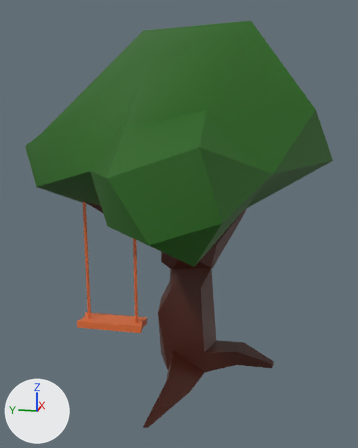
One commit to the FBX model JackiesLantern/Assets/GameAssets/Models/ProxyModels/TreeWSwingProxy_C.fbx: the scene before it, then after it.
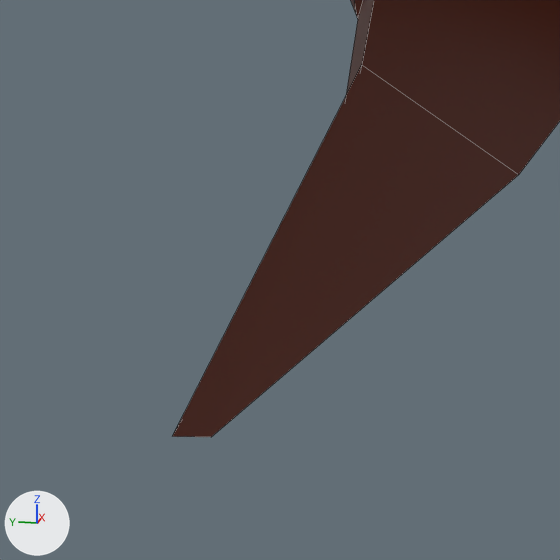
There are two pictures of each version: one whole from a 50 mm lens placed at (-9.73, -1.75, 5.36), pointed at (0.55, 0.31, 2.79), one close up on the part from 33% to 55% of the width and 82% to 99% of the height. Lighting does not change. The marker at lower left points along +X, +Y and +Z. The close-ups show mesh edges as thin lines. Where no turn or scale is listed for an object, it has been applied to the vertices. Vertices at the same position are counted once.

In view in the first close-up: 'TreeWSwingProxy'.
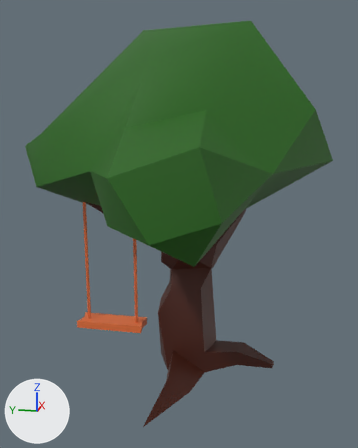
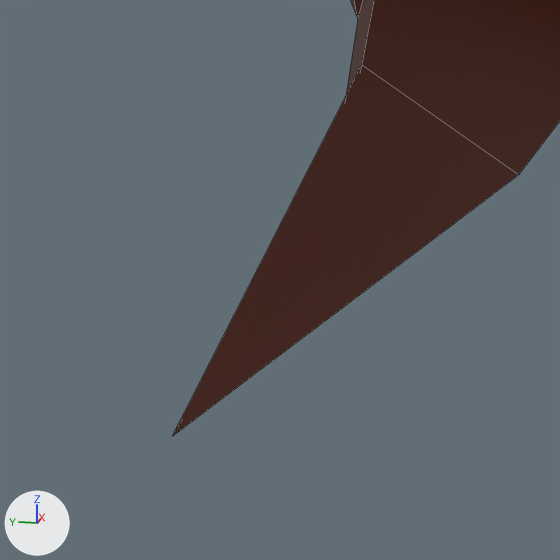
The change, as a diff of the scene's bpy script:
```diff
--- a/JackiesLantern/Assets/GameAssets/Models/ProxyModels/TreeWSwingProxy_C.fbx.py
+++ b/JackiesLantern/Assets/GameAssets/Models/ProxyModels/TreeWSwingProxy_C.fbx.py
@@ mat_trunk_2_005 @@
+mat_trunk_2_005 = principled_material('Trunk_2.005')
+mat_trunk_2_005.base_color = (0.0592, 0.00677, 0.0)  # brown #451400
+mat_trunk_2_005.roughness = 0.553
@@ mat_leafs_shape_005 @@
+mat_leafs_shape_005 = principled_material('leafs Shape.005')
+mat_leafs_shape_005.base_color = (0.0114, 0.12, 0.0)  # dark green #1c6100
+mat_leafs_shape_005.roughness = 0.553
@@ me_cube_012 @@
 # used by ob_treewswingproxy; location = (0.0, 0.0, 0.0); rotation_euler = (1.571, 0.0, -3.142), in degrees (90, 0, -180); scale = (0.01, 0.01, 0.01)
-me_cube_012.from_pydata(...)  # 171 vertices, 209 faces; spans x -453.0..323.0, y -26.0..687.0, z -280.0..375.0
-me_cube_012.materials.append(mat_trunk_2)  # brown #451400
-me_cube_012.materials.append(mat_wood_rope_swing)  # orange #e7723b
-me_cube_012.materials.append(mat_leafs_shape)  # dark green #1c6100
+me_cube_012.from_pydata(...)  # 136 vertices, 184 faces; spans x -323.0..453.0, y -26.0..687.0, z -375.0..280.0
+# me_cube_012 part 1: the loose piece of 102 vertices spanning x -345.0..281.0, y -26.0..383.0, z -186.0..280.0 is rebuilt with 99 vertices and now spans x -258.0..345.0, y -26.0..383.0, z -280.0..186.0, in mat_trunk_2_005 (brown #451400)
+me_cube_012.materials.append(mat_trunk_2_005)  # brown #451400
+me_cube_012.materials.append(mat_leafs_shape_005)  # dark green #1c6100
@@ ob_treewswingproxy @@
 ob_treewswingproxy.location = (0.0, 0.0, 0.0)
-ob_treewswingproxy.rotation_euler = (1.571, 0.0, -3.142)  # degrees (90, 0, -180)
+ob_treewswingproxy.rotation_euler = (1.571, 0.0, 0.0)  # degrees (90, 0, 0)
 ob_treewswingproxy.scale = (0.01, 0.01, 0.01)
```

What differs and where, as boxes (x1, y1, x2, y2) in the close-ups (560 x 560 px):
'TreeWSwingProxy', reshaped, turned: before (173, 0, 560, 437); after (173, 0, 560, 436)
